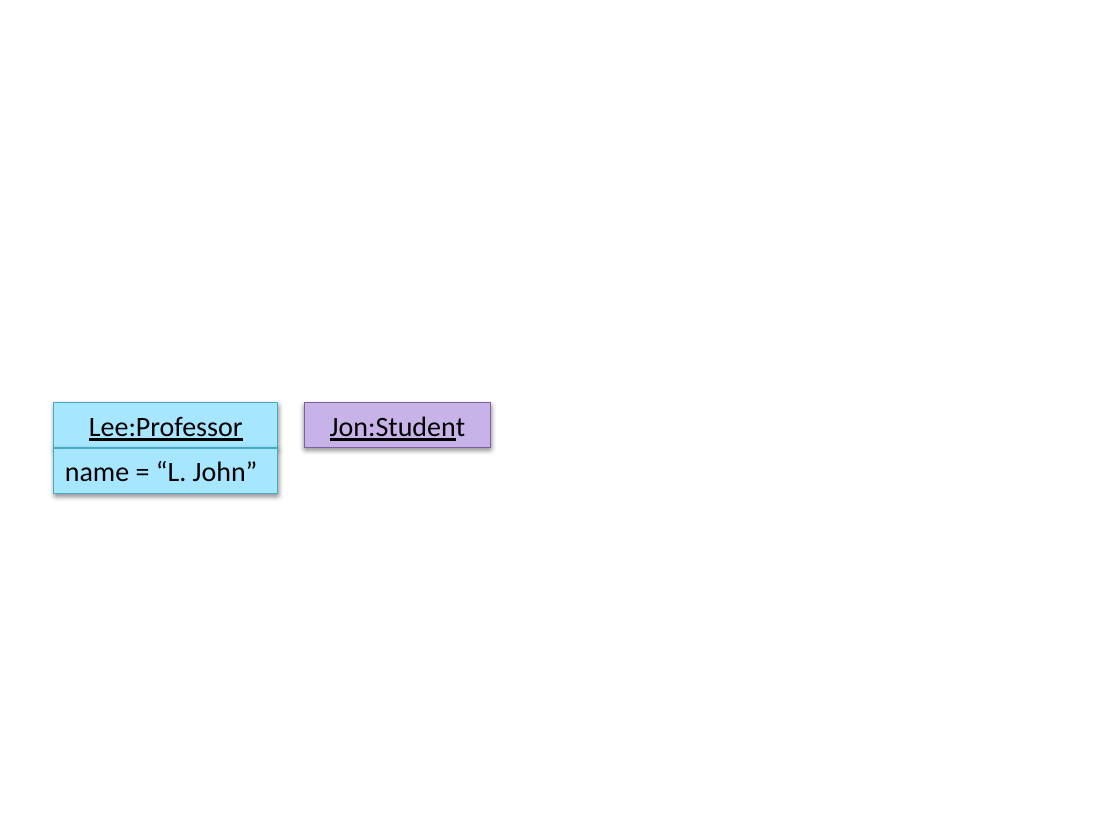
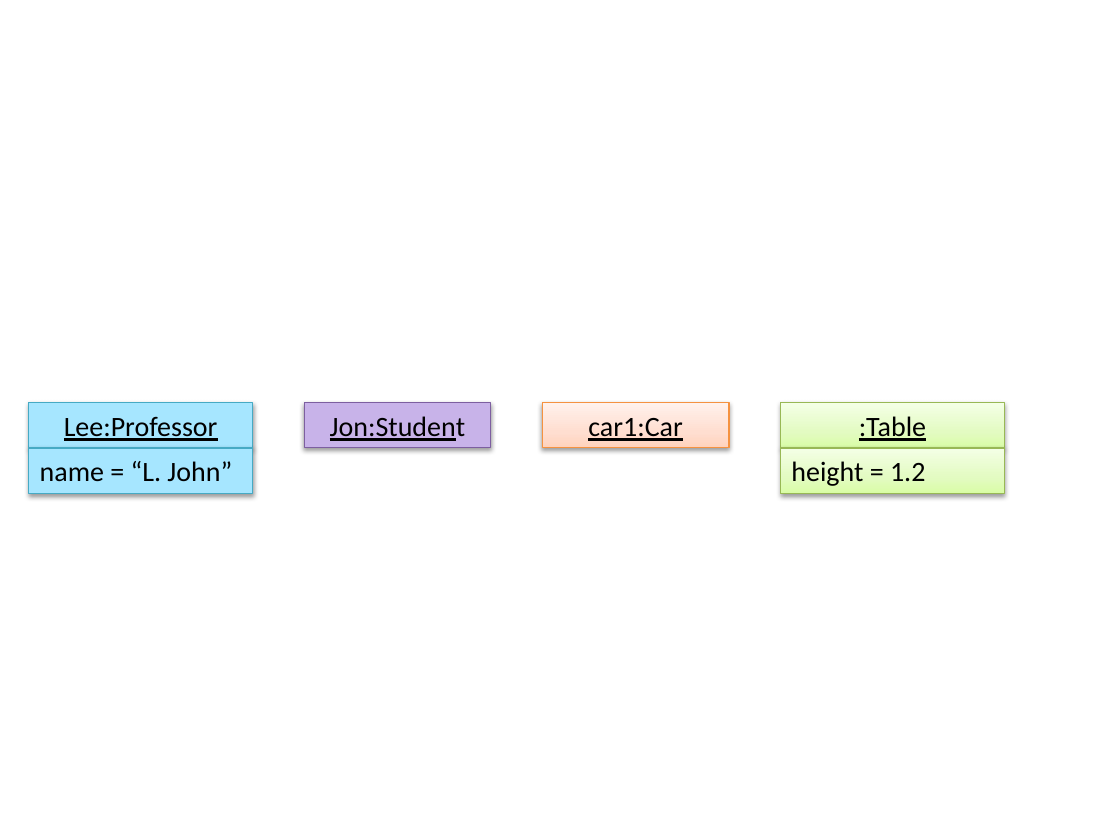
Before and after one commit to se-edu/se-book, a slide deck: slide 1 of diagrams/uml/objectDiagrams/objects/professorStudent.pptx. Drawn at 1120x840 pixels with LibreOffice and Linux fonts; fonts in the diff are those of the drawing. Boxes give left, top, right and bottom in pixels: in the first picture for what was removed or moved away, otherwise in the second. Text is boxed around its words. In the diff, an @@ line names an element or a change of style, - is before the commit and + after.

```diff
--- a/diagrams/uml/objectDiagrams/objects/professorStudent.pptx
+++ b/diagrams/uml/objectDiagrams/objects/professorStudent.pptx
@@ rectangle "Lee:Professor": place and size @@
-rectangle "Lee:Professor" at box(54, 403, 278, 448)
+rectangle "Lee:Professor" at box(29, 403, 253, 448)
@@ rectangle added at box(542, 403, 729, 448), fill gradient #FFD2BD to #FFDED0 to #FFF2ED, outline #F69240 0.75 pt, 18 pt, text #000000, underline @@
+car1:Car
@@ rectangle added at box(781, 403, 1005, 448), fill gradient #DAFDA7 to #E4FCC2 to #F5FFE7, outline #98B955 0.75 pt, 18 pt, text #000000, underline @@
+:Table
@@ rectangle "name = “L. John”": place and size @@
-rectangle "name = “L. John”" at box(54, 448, 278, 493)
+rectangle "name = “L. John”" at box(29, 448, 253, 493)
@@ rectangle added at box(781, 448, 1005, 493), fill gradient #DAFDA7 to #E4FCC2 to #F5FFE7, outline #98B955 0.75 pt, 18 pt, text #000000 @@
+height = 1.2
```
Also in this commit, not shown: 23 other files.
